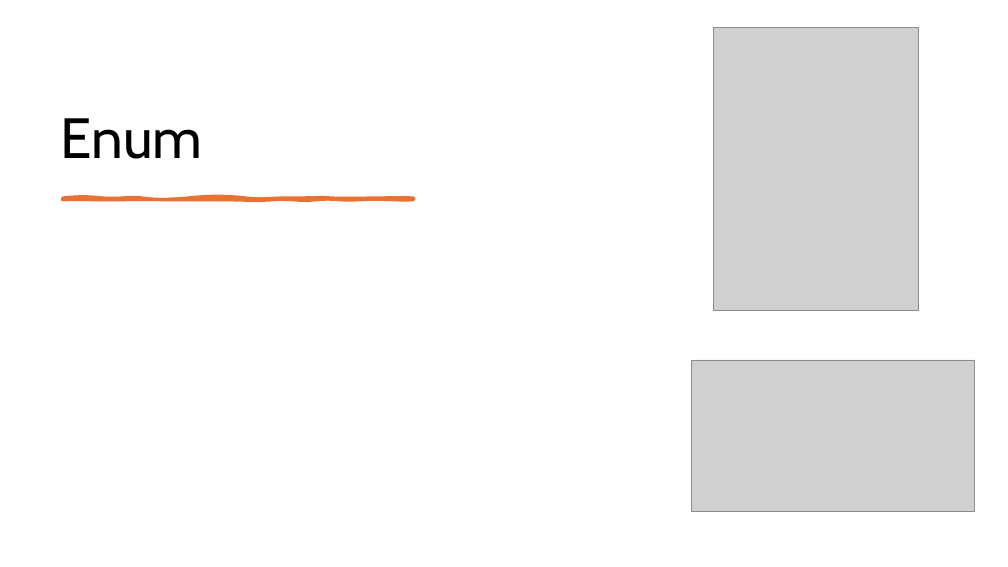
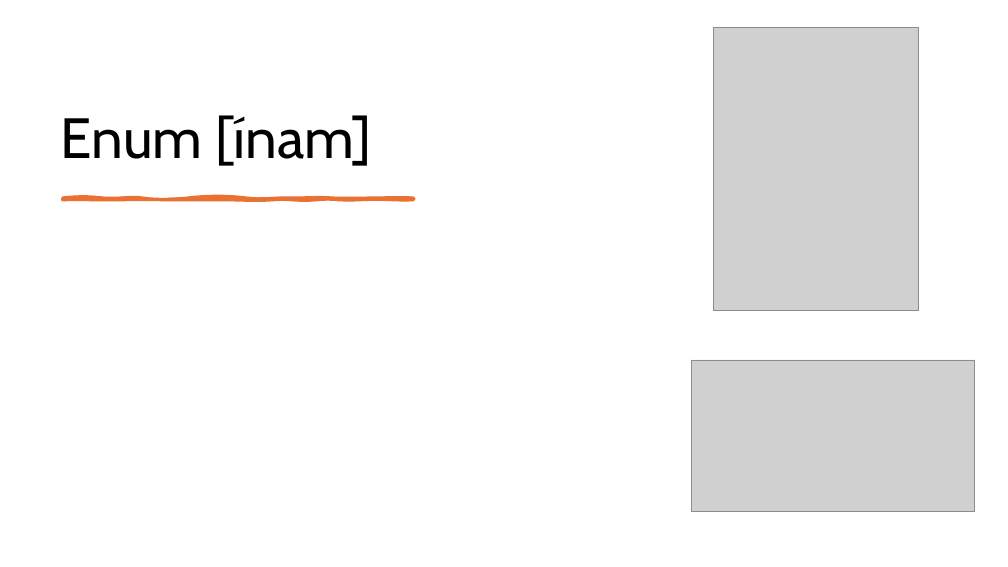
Before and after one commit to creeper6530/maturitni-projekt-docs, a slide deck: slide 7 of Prezentace.pptx. Drawn at 1008x567 pixels with LibreOffice and Linux fonts; fonts in the diff are those of the drawing; grey boxes stand for pictures. Boxes give left, top, right and bottom in pixels: in the first picture for what was removed or moved away, otherwise in the second. Text is boxed around its words. In the diff, an @@ line names an element or a change of style, - is before the commit and + after.

```diff
--- a/Prezentace.pptx
+++ b/Prezentace.pptx
@@ title at (60, 115, 371, 166): text changed @@
-Enum
+Enum [ínam]
```
Also in this commit, not shown: 1 other slide changed, 1 slide added, 2 other files.
